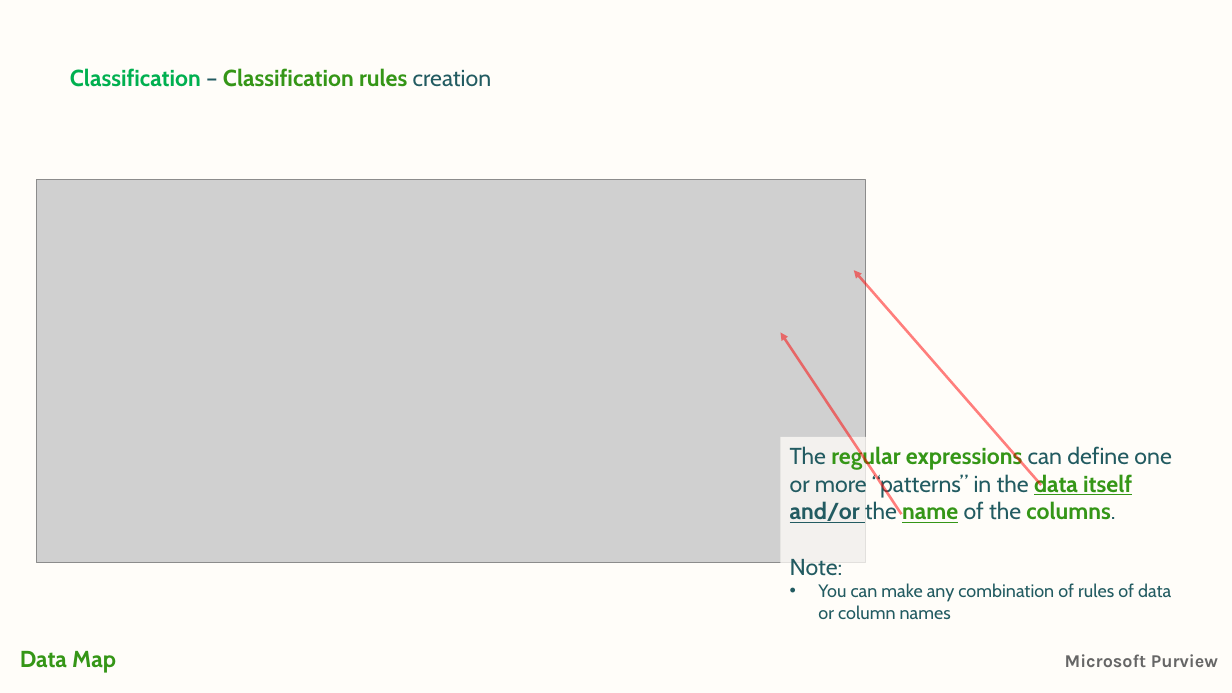
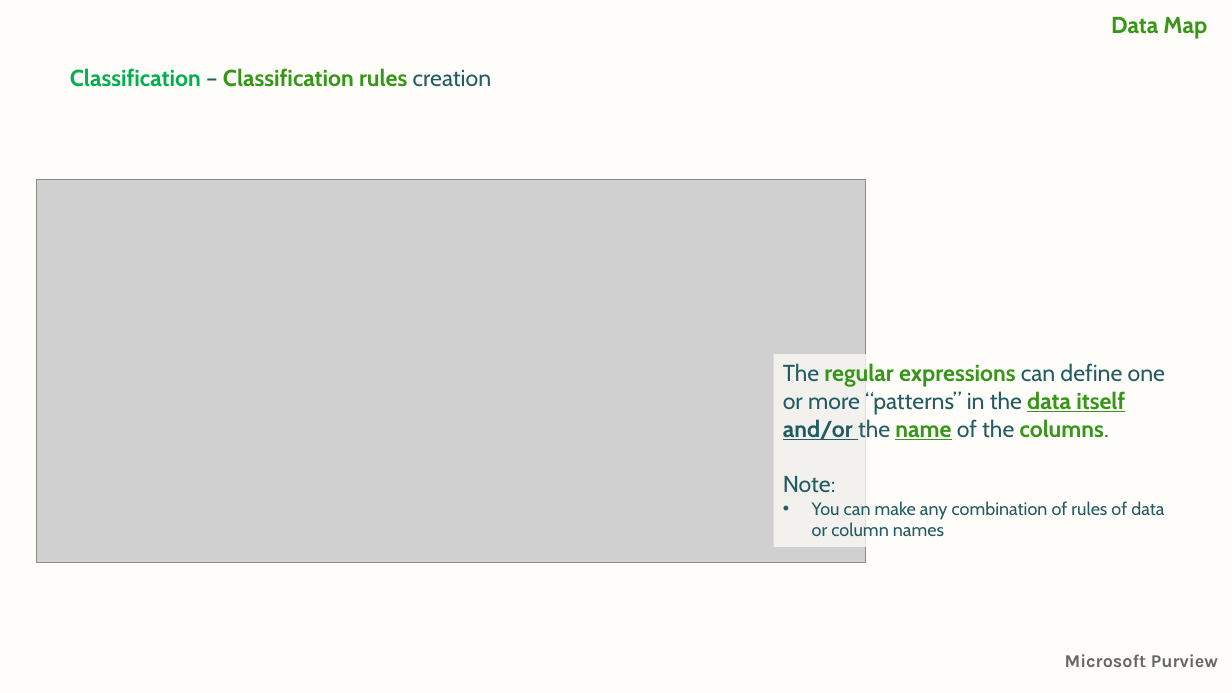
Before and after one commit to jcordtz/microsoft-purview-stuff, a slide deck: slide 34 of Presentations/2-Getting Started/Purview-2-datamap.pptx (slide 33 before the commit). Drawn at 1232x693 pixels with LibreOffice and Linux fonts; fonts in the diff are those of the drawing; grey boxes stand for pictures; background and template pictures are left out. Boxes give left, top, right and bottom in pixels: in the first picture for what was removed or moved away, otherwise in the second. Text is boxed around its words. In the diff, an @@ line names an element or a change of style, - is before the commit and + after.

```diff
--- a/Presentations/2-Getting Started/Purview-2-datamap.pptx
+++ b/Presentations/2-Getting Started/Purview-2-datamap.pptx
@@ text added at <box>1111,17,1207,39</box>, 18 pt, text #359617, bold @@
+Data Map
@@ arrow removed from (1042, 485) to (854, 270) @@
@@ rectangle "The regular expressions can define ...": place and size @@
-rectangle "The regular expressions can define ..." at <box>790,444,1171,619</box>
+rectangle "The regular expressions can define ..." at <box>774,354,1189,547</box>
@@ arrow removed from (902, 514) to (781, 333) @@
@@ text removed at <box>20,651,116,673</box> @@
-Data Map
```
Also in this commit, not shown: 53 other slides changed, 1 slide added, 7 other files.
